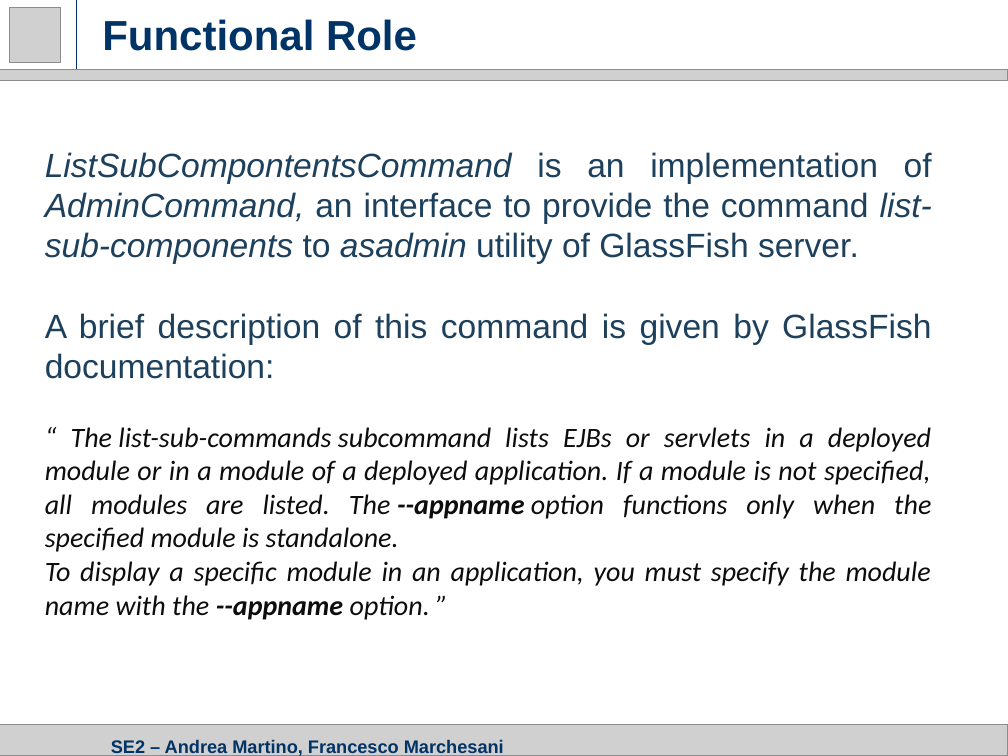
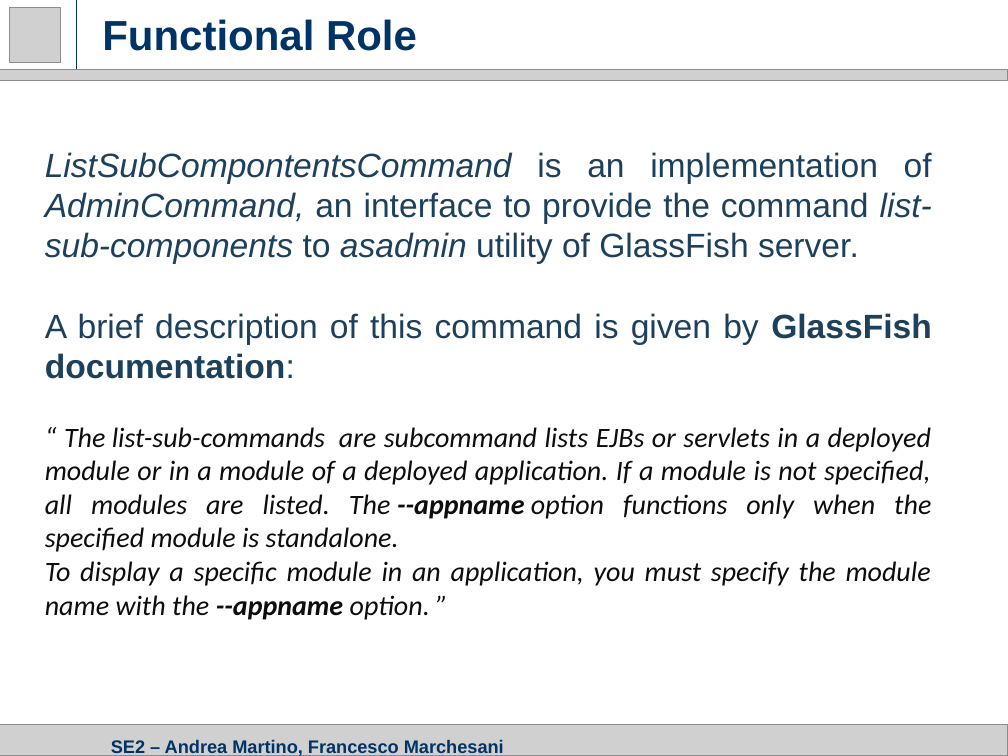
Before and after one commit to amandreamartino/se2-amfm, a slide deck: slide 5 of Presentations/3. CID Presentation.pptx. Drawn at 1008x756 pixels with LibreOffice and Linux fonts; fonts in the diff are those of the drawing; grey boxes stand for pictures. Boxes give left, top, right and bottom in pixels: in the first picture for what was removed or moved away, otherwise in the second. Text is boxed around its words. In the diff, an @@ line names an element or a change of style, - is before the commit and + after.

```diff
--- a/Presentations/3. CID Presentation.pptx
+++ b/Presentations/3. CID Presentation.pptx
@@ text at (x1=45, y1=313, x2=932, y2=379): bold on in "GlassFish documentation:" @@
@@ text at (x1=45, y1=427, x2=931, y2=552): text changed @@
-“ The list-sub-commands subcommand lists EJBs or servlets in a deployed module or in a module of a deployed application. If a module is not specified, all modules are listed. The --appname option functions only when the specified module is standalone.
+“ The list-sub-commands are subcommand lists EJBs or servlets in a deployed module or in a module of a deployed application. If a module is not specified, all modules are listed. The --appname option functions only when the specified module is standalone.
```
Also in this commit, not shown: 1 other slide changed, 1 other file.
